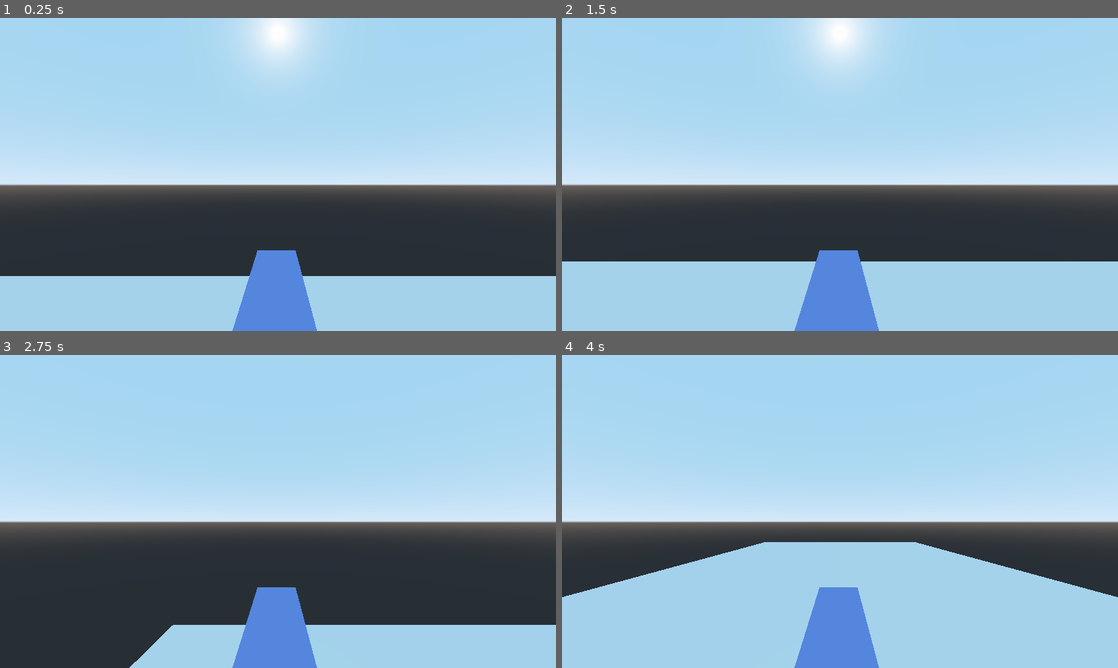
Above: before the commit, frames 1-4 (two rows, left to right).
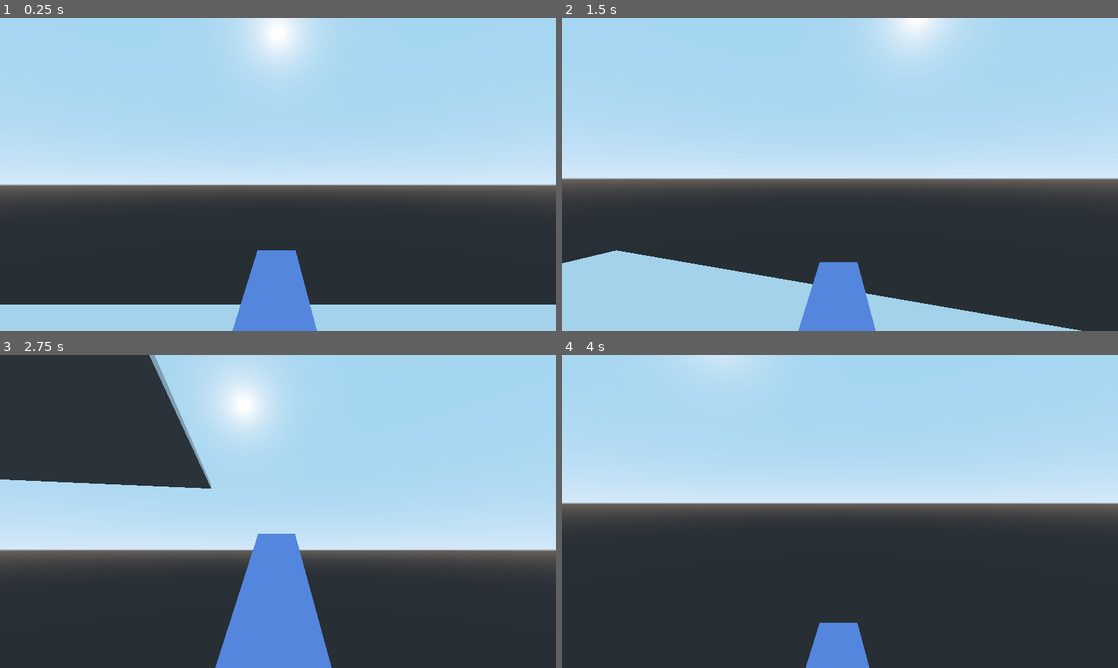
Above: after the commit, the same moments.

Repository: yimmit303/Creepy_Clown_Carnival
Game: Godot game, scene res://Main_Level/Root.tscn
The game is run twice, just before and just after one commit, with the same random seed, the same clock (stepped at 60 frames per second) and the same inputs.
Inputs (mouse positions are in pixels of both pictures, inside the frame that each line leads up to):
- Up to frame 1 (0.25 s): no input
- Up to frame 2 (1.5 s): move the mouse to (962, 158) at 0.52 s; hold D (move_right) 0.53-1.28 s; tap E (select, bound only after the commit) at 0.6 s; tap Space (move_jump, bound only after the commit) at 0.77, 0.8, 1.07, 1.35 s; move the mouse to (728, 190) at 1.27 s; hold S (move_back) from 1.28 s (still down)
- Up to frame 3 (2.75 s): tap Space (move_jump, bound only after the commit) at 1.52, 1.82, 2.3 s; tap E (select, bound only after the commit) at 1.55, 2.1 s; move the mouse to (333, 442) at 2.02 s; release S (move_back) at 2.03 s; hold D (move_right) from 2.03 s (still down)
- Up to frame 4 (4 s): move the mouse to (812, 574) at 2.77 s; release D (move_right) at 2.78 s; hold W (move_forward) 2.78-3.53 s; tap E (select, bound only after the commit) at 2.85 s; tap Space (move_jump, bound only after the commit) at 3.02, 3.32, 3.6, 3.77 s; move the mouse to (1006, 558) at 3.52 s; hold A (move_left) from 3.53 s (still down)

The runs differ from the first frame. In frame 1, 8.1% of the frame differs, in the area x 0-100%, y 76-92%; in frame 2, 15%; in frame 3, 39%; in frame 4, 42%, in the area x 0-100%, y 0-100%.

Commit message:
Working on arcade selection
ray tracing and movement

Diff:
--- /dev/null
+++ b/Main_Level/ArcadeMachine.gd
@@ -0,0 +1,69 @@
+extends Spatial
+
+# Declare member variables here. Examples:
+# var a = 2
+# var b = "text"
+
+var player
+var debug_draw
+var ray
+
+# Called when the node enters the scene tree for the first time.
+func _ready():
+	#player = $Player
+	player = get_node("../Player")
+	debug_draw = $DebugDraw
+	ray = $Screen/RayCast
+
+# Called every frame. 'delta' is the elapsed time since the previous frame.
+#func _process(delta):
+#	pass
+
+func _physics_process(delta):
+
+	if Input.is_action_just_pressed("select"):
+		""""
+		#var space_state = get_world().direct_space_state
+		#cast a ray from camera position directly forward from camera
+		#var castLength = 1000
+
+		#var cameraGlobalTransform = camera_pos.get_global_transform()
+		#raycast_now(space_state, cameraGlobalTransform.origin, cameraGlobalTransform.origin + cameraGlobalTransform.basis.z * castLength)
+
+		#var mousePos = get_viewport().get_mouse_position()
+		#var from = camera.project_ray_origin(mousePos)
+		#var to = from + camera.project_ray_normal(mousePos) * castLength
+
+
+		var from = transform.origin
+		var to = player.transform.origin
+
+		#raycast_now(space_state, from, to)
+		"""
+		ray.enabled = true
+		ray.cast_to = player.get_global_transform().origin
+
+		ray.force_raycast_update()
+
+		var collision = ray.get_collision_point()
+
+		print(collision)
+
+		if(collision == null):
+			collision = player.get_global_transform().origin
+
+		debug_draw.setPoints(ray.get_global_transform().origin, ray.get_collision_point())
+
+		ray.enabled = false
+
+
+"""
+func raycast_now(space_state, from, to):
+	var result = space_state.intersect_ray(from, to, [self])
+	if(result == null):
+		to = result.position
+
+	print(from, to)
+
+	debug_draw.setPoints(from, to)
+"""
--- /dev/null
+++ b/Main_Level/DebugDraw.gd
@@ -0,0 +1,21 @@
+extends ImmediateGeometry
+
+var start = null
+var end = null
+
+# Called when the node enters the scene tree for the first time.
+func _ready():
+	pass # Replace with function body.
+
+func setPoints(_start, _end):
+	start = _start
+	end = _end
+
+func _process(delta):
+	if(start != null and end != null):
+		self.clear()
+		self.begin(PrimitiveMesh.PRIMITIVE_LINES)
+		self.set_color(Color(1,1,1))
+		self.add_vertex(start)
+		self.add_vertex(end)
+		self.end()
--- a/Main_Level/Player.gd
+++ b/Main_Level/Player.gd
@@ -1,42 +1,103 @@
 extends KinematicBody
 
-export var max_speed = 12
-export var gravity = 70
-export var jump_impulse = 25
+const GRAVITY = -24.8
+var vel = Vector3()
+const MAX_SPEED = 20
+const JUMP_SPEED = 18
+const ACCEL = 4.5
 
-var velocity = Vector3.ZERO
+var dir = Vector3()
 
-onready var pivot = $Pivot
+const DEACCEL= 16
+const MAX_SLOPE_ANGLE = 40
+
+var camera
+var rotation_helper
+var camera_pos
+
+var MOUSE_SENSITIVITY = 0.05
+
+func _ready():
+	camera = $Pivot/CameraPivot/Camera
+	rotation_helper = $Pivot
+	camera_pos = $Pivot/CameraPivot
+
+	Input.set_mouse_mode(Input.MOUSE_MODE_CAPTURED)
 
 func _physics_process(delta):
-	var input_vector = get_input_vector()
-	apply_movement(input_vector)
-	apply_gravity(delta)
+	process_input(delta)
+	process_movement(delta)
 
-	velocity = move_and_slide(velocity, Vector3.UP)
+func process_input(delta):
+	# ----------------------------------
+	# Walking
+	dir = Vector3()
+	var cam_xform = camera.get_global_transform()
 
-func get_input_vector():
-	var input_vector = Vector3.ZERO
-	input_vector.x = Input.get_action_strength("move_right") - Input.get_action_strength("move_left")
-	input_vector.y = 0
-	input_vector.z = Input.get_action_strength("move_forward") - Input.get_action_strength("move_back")
-	return input_vector.normalized()
+	var input_movement_vector = Vector2()
 
-func apply_movement(input_vector):
-	velocity.x = input_vector.x * max_speed
-	velocity.z = input_vector.z * max_speed
+	if Input.is_action_pressed("move_forward"):
+		input_movement_vector.y += 1
+	if Input.is_action_pressed("move_back"):
+		input_movement_vector.y -= 1
+	if Input.is_action_pressed("move_left"):
+		input_movement_vector.x -= 1
+	if Input.is_action_pressed("move_right"):
+		input_movement_vector.x += 1
 
-	if(velocity != Vector3.ZERO):
-		pivot.look_at(translation + input_vector, Vector3.UP)
+	input_movement_vector = input_movement_vector.normalized()
 
-func apply_gravity(delta):
-	velocity.y -= gravity * delta
+	# Basis vectors are already normalized.
+	dir += -cam_xform.basis.z * input_movement_vector.y
+	dir += cam_xform.basis.x * input_movement_vector.x
+	# ----------------------------------
 
-# Called when the node enters the scene tree for the first time.
-func _ready():
-	pass # Replace with function body.
+	# ----------------------------------
+	# Jumping
+	if is_on_floor():
+		if Input.is_action_just_pressed("move_jump"):
+			vel.y = JUMP_SPEED
+	# ----------------------------------
+
+	# ----------------------------------
+	# Capturing/Freeing the cursor
+	if Input.is_action_just_pressed("ui_cancel"):
+		if Input.get_mouse_mode() == Input.MOUSE_MODE_VISIBLE:
+			Input.set_mouse_mode(Input.MOUSE_MODE_CAPTURED)
+		else:
+			Input.set_mouse_mode(Input.MOUSE_MODE_VISIBLE)
+	# ----------------------------------
 
 
-# Called every frame. 'delta' is the elapsed time since the previous frame.
-#func _process(delta):
-#	pass
+
+func process_movement(delta):
+	dir.y = 0
+	dir = dir.normalized()
+
+	vel.y += delta * GRAVITY
+
+	var hvel = vel
+	hvel.y = 0
+
+	var target = dir
+	target *= MAX_SPEED
+
+	var accel
+	if dir.dot(hvel) > 0:
+		accel = ACCEL
+	else:
+		accel = DEACCEL
+
+	hvel = hvel.linear_interpolate(target, accel * delta)
+	vel.x = hvel.x
+	vel.z = hvel.z
+	vel = move_and_slide(vel, Vector3(0, 1, 0), 0.05, 4, deg2rad(MAX_SLOPE_ANGLE))
+
+func _input(event):
+	if event is InputEventMouseMotion and Input.get_mouse_mode() == Input.MOUSE_MODE_CAPTURED:
+		rotation_helper.rotate_x(deg2rad(event.relative.y * MOUSE_SENSITIVITY * -1))
+		self.rotate_y(deg2rad(event.relative.x * MOUSE_SENSITIVITY * -1))
+
+		var camera_rot = rotation_helper.rotation_degrees
+		camera_rot.x = clamp(camera_rot.x, -70, 70)
+		rotation_helper.rotation_degrees = camera_rot
--- a/Main_Level/Root.tscn
+++ b/Main_Level/Root.tscn
@@ -1,11 +1,8 @@
-[gd_scene load_steps=8 format=2]
+[gd_scene load_steps=15 format=2]
 
 [ext_resource path="res://Main_Level/Player.gd" type="Script" id=1]
-
-[sub_resource type="BoxShape" id=6]
-
-[sub_resource type="CubeMesh" id=1]
-size = Vector3( 10, 2, 5 )
+[ext_resource path="res://Main_Level/DebugDraw.gd" type="Script" id=2]
+[ext_resource path="res://Main_Level/ArcadeMachine.gd" type="Script" id=3]
 
 [sub_resource type="CapsuleMesh" id=2]
 
@@ -16,19 +13,24 @@
 
 [sub_resource type="CapsuleShape" id=5]
 
+[sub_resource type="BoxShape" id=6]
+
+[sub_resource type="CubeMesh" id=1]
+size = Vector3( 10, 2, 5 )
+
+[sub_resource type="CubeMesh" id=7]
+
+[sub_resource type="SpatialMaterial" id=9]
+albedo_color = Color( 0.431373, 0.396078, 0.396078, 1 )
+
+[sub_resource type="CubeMesh" id=10]
+
+[sub_resource type="SpatialMaterial" id=11]
+albedo_color = Color( 0.94902, 0.498039, 0.933333, 1 )
+
+[sub_resource type="BoxShape" id=8]
+
 [node name="Root" type="Spatial"]
-
-[node name="StaticBody" type="StaticBody" parent="."]
-transform = Transform( -4.97472, 0, 0, 0, -0.269253, 0, 0, 0, -4.97472, 0, 0, 0 )
-
-[node name="CollisionShape" type="CollisionShape" parent="StaticBody"]
-transform = Transform( 5.19899, 0, 0, 0, 1.35719, 0, 0, 0, 2.49157, 0, 0, 0 )
-shape = SubResource( 6 )
-
-[node name="MeshInstance" type="MeshInstance" parent="."]
-transform = Transform( -4.97472, 0, 0, 0, -0.269253, 0, 0, 0, -4.97472, 0, 0, 0 )
-mesh = SubResource( 1 )
-material/0 = null
 
 [node name="Player" type="KinematicBody" parent="."]
 transform = Transform( 1, 0, 0, 0, 1.71162, 0, 0, 0, 1, 0, 5.30208, 0 )
@@ -46,10 +48,56 @@
 mesh = SubResource( 4 )
 material/0 = SubResource( 3 )
 
-[node name="Camera" type="Camera" parent="Player/Pivot"]
-transform = Transform( 1, -0.000146224, 0.000169338, 8.98894e-05, 0.583624, -0.0268675, -0.000162435, 0.0459869, 0.998942, 0, 1.32771, 0 )
+[node name="CameraPivot" type="Spatial" parent="Player/Pivot"]
+transform = Transform( 1, -7.35576e-05, 0.000173994, 8.69969e-05, 0.996911, -0.0785461, -0.000167678, 0.0785461, 0.996911, 0, 1.328, 0 )
+
+[node name="Camera" type="Camera" parent="Player/Pivot/CameraPivot"]
+transform = Transform( 1, 0, 0, 0, 0.585433, 0, 0, 0, 0.999303, 0, -0.000293732, 0 )
 current = true
+
+[node name="InterpolatedCamera" type="InterpolatedCamera" parent="Player/Pivot/CameraPivot"]
 
 [node name="CollisionShape" type="CollisionShape" parent="Player"]
 transform = Transform( 1, 0, 0, 0, 1.46734, 0, 0, 0, 0.761072, 0, 4.76837e-07, 0 )
 shape = SubResource( 5 )
+
+[node name="Floor" type="Spatial" parent="."]
+
+[node name="StaticBody" type="StaticBody" parent="Floor"]
+transform = Transform( -4.97472, 0, 0, 0, -0.269253, 0, 0, 0, -4.97472, 0, 0, 0 )
+
+[node name="CollisionShape" type="CollisionShape" parent="Floor/StaticBody"]
+transform = Transform( 5.19899, 0, 0, 0, 1.35719, 0, 0, 0, 2.49157, 0, 0, 0 )
+shape = SubResource( 6 )
+
+[node name="MeshInstance" type="MeshInstance" parent="Floor"]
+transform = Transform( -4.97472, 0, 0, 0, -0.269253, 0, 0, 0, -4.97472, 0, 0, 0 )
+mesh = SubResource( 1 )
+material/0 = null
+
+[node name="ArcadeMachine" type="Spatial" parent="."]
+transform = Transform( 1.07131, 0, 0, 0, 2.34892, 0, 0, 0, 1.61112, 20.2124, 2.91298, 0 )
+script = ExtResource( 3 )
+
+[node name="DebugDraw" type="ImmediateGeometry" parent="ArcadeMachine"]
+transform = Transform( 0.933437, 0, 0, 0, 0.728684, 0, 0, 0, 0.620686, -18.867, 1.01711, 0 )
+script = ExtResource( 2 )
+
+[node name="Body" type="MeshInstance" parent="ArcadeMachine"]
+transform = Transform( 1, 0, 0, 0, 1, 0, 0, 0, 1, 0.0179043, -8.34465e-07, 0.0155317 )
+mesh = SubResource( 7 )
+material/0 = SubResource( 9 )
+
+[node name="Screen" type="MeshInstance" parent="ArcadeMachine"]
+transform = Transform( 0.119984, 0.175405, 0, -0.0085303, 0.513213, 0, 0, 0, 0.548143, -1.13963, 0.326374, 0.146804 )
+mesh = SubResource( 10 )
+material/0 = SubResource( 11 )
+
+[node name="RayCast" type="RayCast" parent="ArcadeMachine/Screen"]
+transform = Transform( 8.13671, -2.78095, 0, 0.135243, 1.90229, 0, 0, 0, 1.82434, -0.117844, -0.074017, -0.233628 )
+
+[node name="RigidBody" type="RigidBody" parent="ArcadeMachine"]
+
+[node name="CollisionShape" type="CollisionShape" parent="ArcadeMachine/RigidBody"]
+transform = Transform( 0.96838, 0, 0, 0, 1, 0, 0, 0, 1, 0, 0, 0 )
+shape = SubResource( 8 )
--- a/project.godot
+++ b/project.godot
@@ -72,6 +72,16 @@
 , Object(InputEventKey,"resource_local_to_scene":false,"resource_name":"","device":0,"alt":false,"shift":false,"control":false,"meta":false,"command":false,"pressed":false,"scancode":16777234,"unicode":0,"echo":false,"script":null)
  ]
 }
+move_jump={
+"deadzone": 0.5,
+"events": [ Object(InputEventKey,"resource_local_to_scene":false,"resource_name":"","device":0,"alt":false,"shift":false,"control":false,"meta":false,"command":false,"pressed":false,"scancode":32,"unicode":0,"echo":false,"script":null)
+ ]
+}
+select={
+"deadzone": 0.5,
+"events": [ Object(InputEventKey,"resource_local_to_scene":false,"resource_name":"","device":0,"alt":false,"shift":false,"control":false,"meta":false,"command":false,"pressed":false,"scancode":69,"unicode":0,"echo":false,"script":null)
+ ]
+}
 
 [physics]
 
